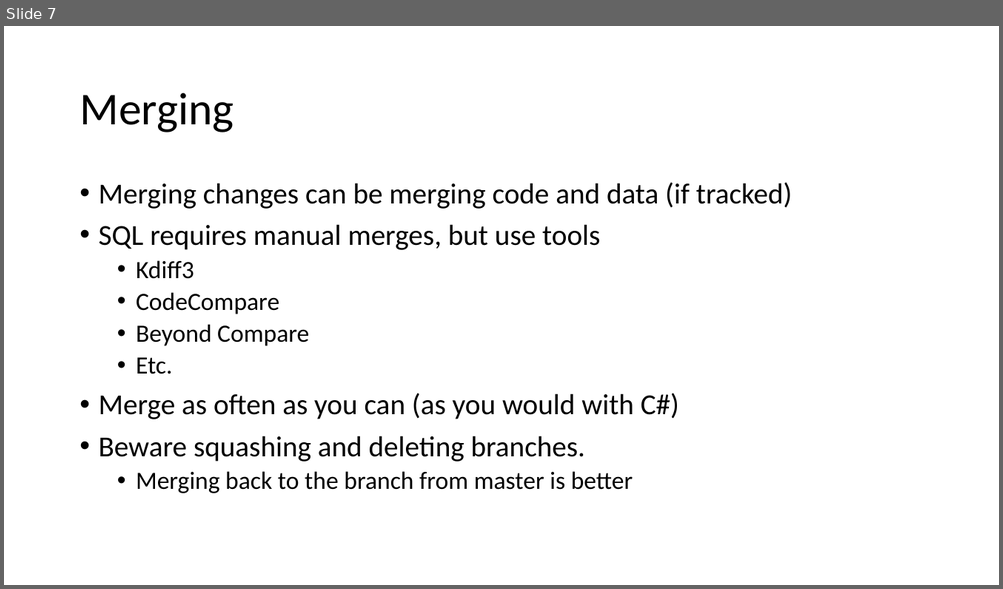
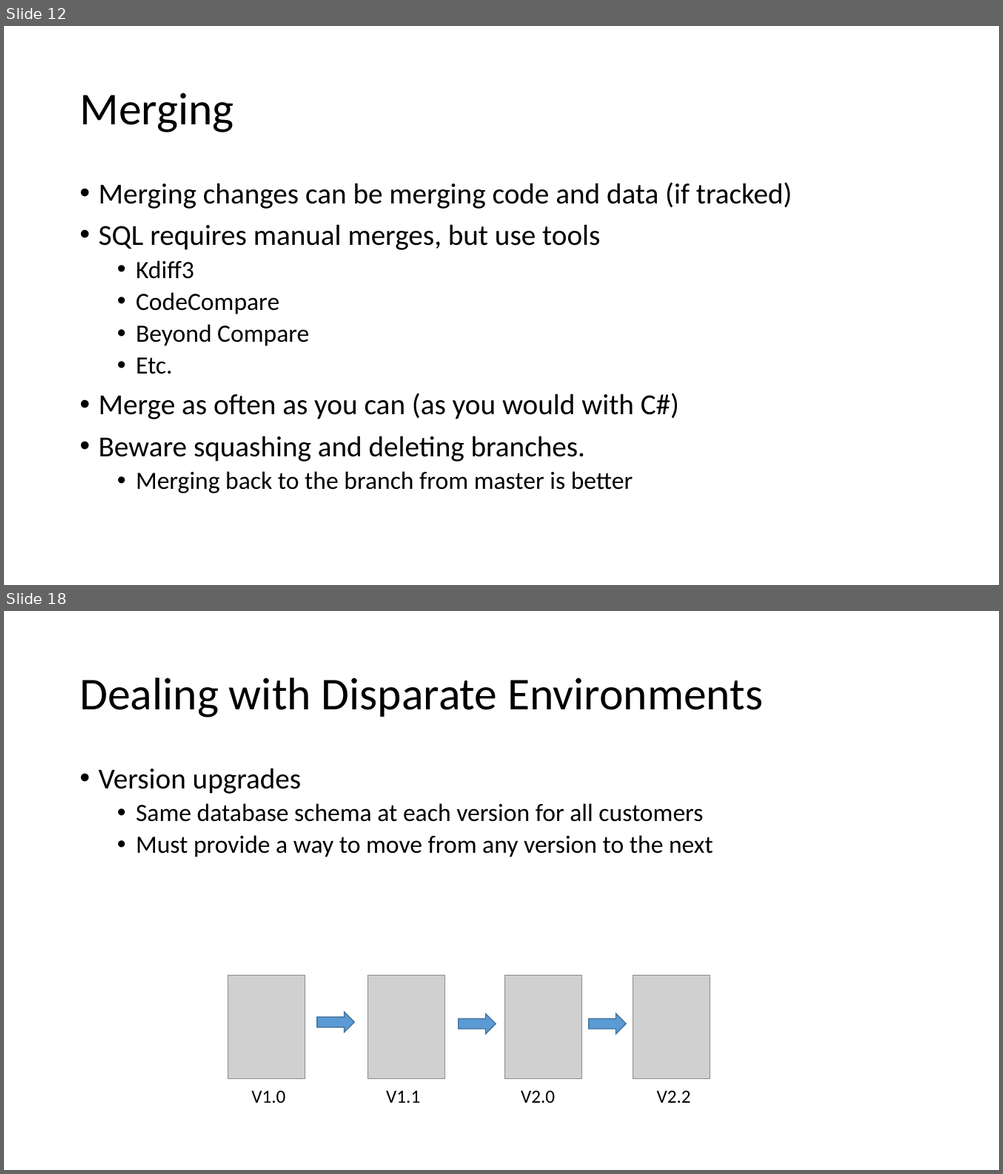
Before and after one commit to way0utwest/DatabaseDevOpsMS, a slide deck: Section 4 - Advanced Topics/4.0DatabaseDevOps.pptx. Shown one above the other, each under a label of ours: slide 7 before the commit, slides 12 and 18 after it; the slides between them are not shown. The pictures are 1003x589 and 1003x1174 pixels, drawn with LibreOffice and Linux fonts; fonts in the diff are those of the drawing; grey boxes stand for pictures. Boxes give left, top, right and bottom in pixels: in the first picture for what was removed or moved away, otherwise in the second. Text is boxed around its words. In the diff, an @@ line names an element or a change of style, - is before the commit and + after.

```diff
--- a/Section 4 - Advanced Topics/4.0DatabaseDevOps.pptx
+++ b/Section 4 - Advanced Topics/4.0DatabaseDevOps.pptx
@@ slide 18 added at (4,611,999,1170), background #FFFFFF @@
@@ title added at (79,678,762,718), 44 pt, text #000000 @@
+Dealing with Disparate Environments
@@ text added at (99,768,713,857), 24 pt, text #000000 @@
+• Version upgrades
+  • Same database schema at each version for all customers
+  • Must provide a way to move from any version to the next
@@ picture added at (227,975,304,1079) @@
@@ picture added at (368,975,445,1079) @@
@@ picture added at (505,975,581,1079) @@
@@ picture added at (633,975,710,1079) @@
@@ right arrow added at (317,1012,355,1033), fill #5B9BD5, outline #43739E 1 pt @@
@@ right arrow added at (458,1014,495,1034), fill #5B9BD5, outline #43739E 1 pt @@
@@ right arrow added at (589,1014,626,1034), fill #5B9BD5, outline #43739E 1 pt @@
@@ text added at (251,1091,285,1103), 18 pt, text #000000 @@
+V1.0
@@ text added at (386,1091,420,1103), 18 pt, text #000000 @@
+V1.1
@@ text added at (521,1091,555,1103), 18 pt, text #000000 @@
+V2.0
@@ text added at (657,1091,691,1103), 18 pt, text #000000 @@
+V2.2
@@ what was slide 7 is now slide 12 @@
```
Also in this commit, not shown: 3 slides changed, 9 other slides added, 14 other files.
